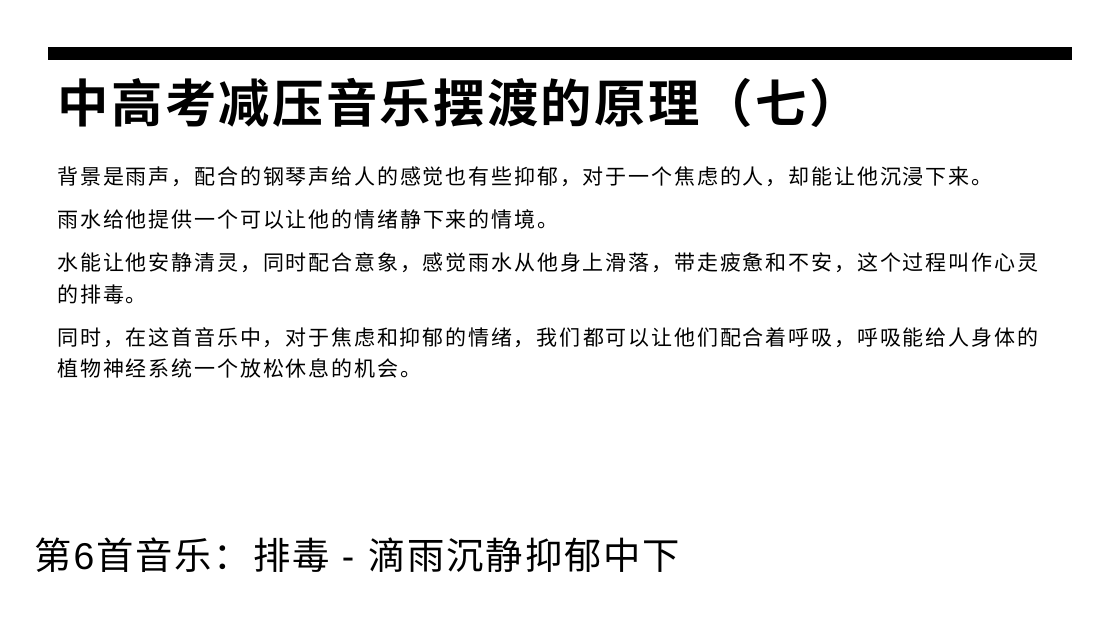
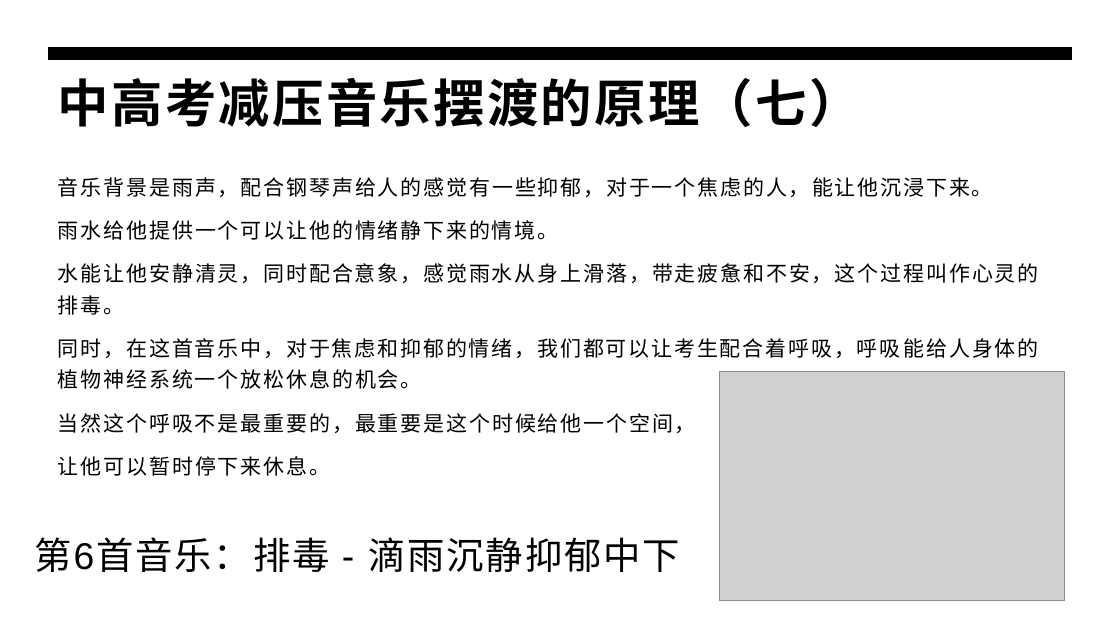
Before and after one commit to panxibei/writing, a slide deck: slide 20 of 44_心理学/30_浥尘伙伴社团原创：中高考音乐减压心理训练/PPT制作素材/浥尘伙伴社团：中高考音乐减压心理训练.pptx. Drawn at 1120x630 pixels with LibreOffice and Linux fonts; fonts in the diff are those of the drawing; grey boxes stand for pictures. Boxes give left, top, right and bottom in pixels: in the first picture for what was removed or moved away, otherwise in the second. Text is boxed around its words. In the diff, an @@ line names an element or a change of style, - is before the commit and + after.

```diff
--- a/44_心理学/30_浥尘伙伴社团原创：中高考音乐减压心理训练/PPT制作素材/浥尘伙伴社团：中高考音乐减压心理训练.pptx
+++ b/44_心理学/30_浥尘伙伴社团原创：中高考音乐减压心理训练/PPT制作素材/浥尘伙伴社团：中高考音乐减压心理训练.pptx
@@ text "音乐背景是雨声，配合钢琴声给人的感觉有一些抑郁，对于一个焦虑的人，能让他沉浸下来。": place and size @@
-text "音乐背景是雨声，配合钢琴声给人的感觉有一些抑郁，对于一个焦虑的人，能让他沉浸下来。" at [57,166,1038,378]
+text "音乐背景是雨声，配合钢琴声给人的感觉有一些抑郁，对于一个焦虑的人，能让他沉浸下来。" at [58,177,1038,476]
@@ text at [58,177,993,197]: text changed @@
-背景是雨声，配合的钢琴声给人的感觉也有些抑郁，对于一个焦虑的人，却能让他沉浸下来。
+音乐背景是雨声，配合钢琴声给人的感觉有一些抑郁，对于一个焦虑的人，能让他沉浸下来。
@@ text at [58,263,1038,476]: text changed @@
-水能让他安静清灵，同时配合意象，感觉雨水从他身上滑落，带走疲惫和不安，这个过程叫作心灵的排毒。
-同时，在这首音乐中，对于焦虑和抑郁的情绪，我们都可以让他们配合着呼吸，呼吸能给人身体的植物神经系统一个放松休息的机会。
+水能让他安静清灵，同时配合意象，感觉雨水从身上滑落，带走疲惫和不安，这个过程叫作心灵的排毒。
+同时，在这首音乐中，对于焦虑和抑郁的情绪，我们都可以让考生配合着呼吸，呼吸能给人身体的植物神经系统一个放松休息的机会。
+当然这个呼吸不是最重要的，最重要是这个时候给他一个空间，
+让他可以暂时停下来休息。
@@ picture added at [720,371,1065,602] @@
```
Also in this commit, not shown: 7 other slides changed, 10 other files.
